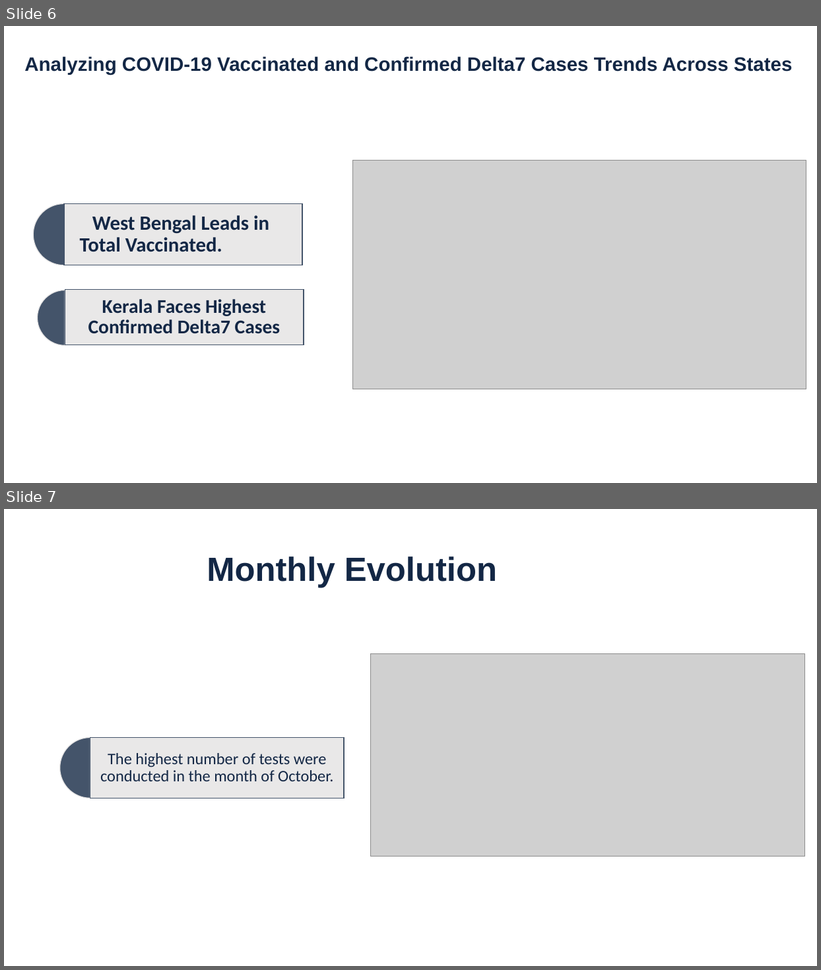
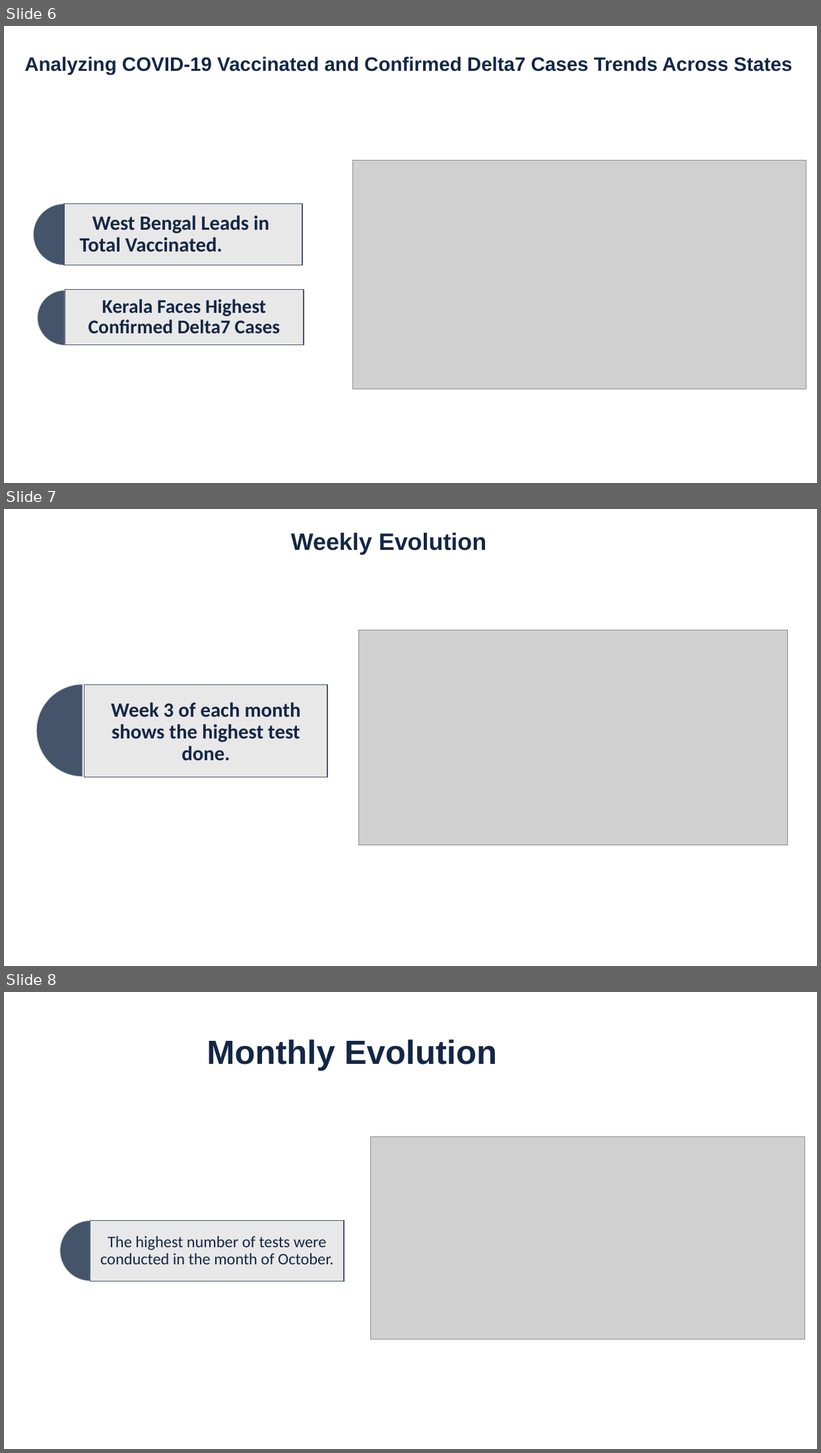
Before and after one commit to sumidhakp123/Covid19-Data-Analysis, a slide deck: PPT/Covid19 Data Analysis.pptx. Shown one above the other, each under a label of ours: slides 6 and 7 before the commit, slides 6, 7 and 8 after it. The pictures are 821x970 and 821x1453 pixels, drawn with LibreOffice and Linux fonts; fonts in the diff are those of the drawing; grey boxes stand for pictures; background and template pictures are left out. Boxes give left, top, right and bottom in pixels: in the first picture for what was removed or moved away, otherwise in the second. Text is boxed around its words. In the diff, an @@ line names an element or a change of style, - is before the commit and + after.

```diff
--- a/PPT/Covid19 Data Analysis.pptx
+++ b/PPT/Covid19 Data Analysis.pptx
@@ slide 7 added at (4,509,817,966), background picture (left out) @@
@@ title added at (291,533,486,555), 28 pt, text #132745, bold @@
+Weekly Evolution
@@ picture added at (358,630,788,845) @@
@@ pie slice (boxed as its full ellipse) added at (36,684,129,777), fill #44546A, outline #E7E6E6 1 pt @@
@@ rectangle added at (85,685,328,778), fill #E7E6E6 at 90% opacity, outline #44546A 1 pt @@
@@ text added at (111,702,301,761), 24 pt, text #132745, bold @@
+Week 3 of each month shows the highest test done.
@@ what was slide 7 is now slide 8 @@
```
Also in this commit, not shown: 1 slide changed, 1 other slide added.
